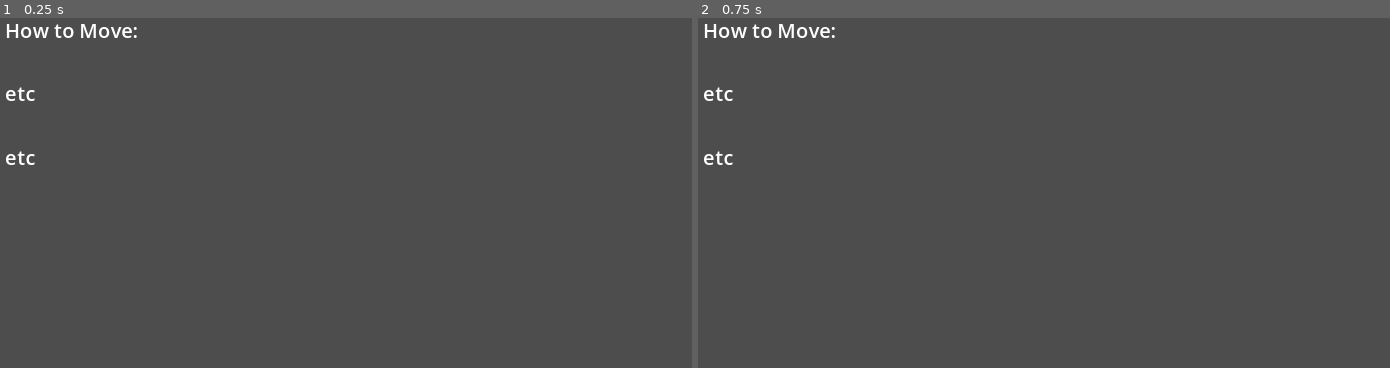
Above: before the commit, frames 1-2 (left to right).
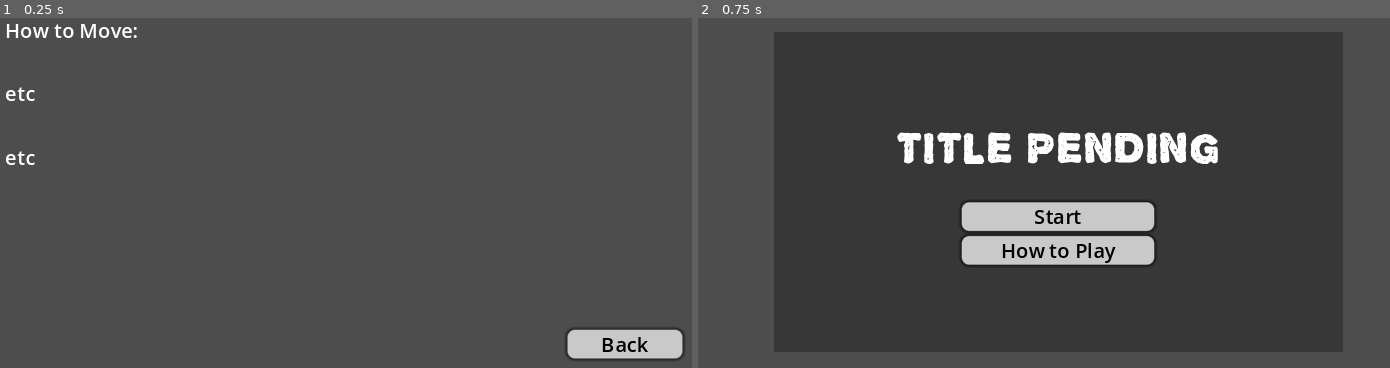
Above: after the commit, the same moments.

Repository: Magnus-Mage/GMTK-2024-Rythm
Game: Godot game, scene res://TitleScreen/how_to.tscn
The game is run twice, just before and just after one commit, with the same random seed, the same clock (stepped at 60 frames per second) and the same inputs. This scene is started directly instead of the project's main scene.
Inputs (mouse positions are in pixels of both pictures, inside the frame that each line leads up to):
- Up to frame 1 (0.25 s): no input
- Up to frame 2 (0.75 s): click (1320, 343) at 0.5 s, where only the run after the commit has a clickable "Back"

The runs differ from the first frame. In frame 1, 1.5% of the frame differs, in the area x 81-99%, y 88-98%; in frame 2, 8.5%, in the area x 0-76%, y 1-72%.

Commit message:
resolved menu bugs

Diff:
--- /dev/null
+++ b/TitleScreen/how_to.gd
@@ -0,0 +1,4 @@
+extends Control
+
+func _on_back_pressed():
+	get_tree().change_scene_to_file("res://TitleScreen/menu2.tscn")
--- a/TitleScreen/how_to.tscn
+++ b/TitleScreen/how_to.tscn
@@ -1,10 +1,39 @@
-[gd_scene format=3 uid="uid://bk7ck3546dx1c"]
+[gd_scene load_steps=6 format=3 uid="uid://bk7ck3546dx1c"]
+
+[ext_resource type="Script" path="res://TitleScreen/how_to.gd" id="1_0g78i"]
+
+[sub_resource type="StyleBoxFlat" id="StyleBoxFlat_27nvp"]
+bg_color = Color(0.786347, 0.786347, 0.786347, 1)
+corner_radius_top_left = 6
+corner_radius_top_right = 6
+corner_radius_bottom_right = 6
+corner_radius_bottom_left = 6
+shadow_size = 3
+
+[sub_resource type="StyleBoxFlat" id="StyleBoxFlat_te5ui"]
+bg_color = Color(0.612982, 0.758165, 0.75829, 1)
+corner_radius_top_left = 6
+corner_radius_top_right = 6
+corner_radius_bottom_right = 6
+corner_radius_bottom_left = 6
+shadow_size = 3
+
+[sub_resource type="StyleBoxFlat" id="StyleBoxFlat_i4ffp"]
+bg_color = Color(0.327374, 0.528877, 0.662333, 1)
+corner_radius_top_left = 6
+corner_radius_top_right = 6
+corner_radius_bottom_right = 6
+corner_radius_bottom_left = 6
+shadow_size = 3
+
+[sub_resource type="StyleBoxEmpty" id="StyleBoxEmpty_5k6fq"]
 
 [node name="HowTo" type="Control"]
 layout_mode = 3
 anchors_preset = 0
 offset_right = 40.0
 offset_bottom = 40.0
+script = ExtResource("1_0g78i")
 
 [node name="Label" type="Label" parent="."]
 layout_mode = 0
@@ -17,3 +46,21 @@
 etc
 
 etc"
+
+[node name="Back" type="Button" parent="."]
+offset_left = 486.0
+offset_top = 287.0
+offset_right = 578.0
+offset_bottom = 310.0
+theme_override_colors/font_color = Color(0, 0, 0, 1)
+theme_override_colors/font_pressed_color = Color(0, 0, 0, 1)
+theme_override_colors/font_hover_color = Color(0, 0, 0, 1)
+theme_override_colors/font_focus_color = Color(0, 0, 0, 1)
+theme_override_styles/normal = SubResource("StyleBoxFlat_27nvp")
+theme_override_styles/hover = SubResource("StyleBoxFlat_te5ui")
+theme_override_styles/pressed = SubResource("StyleBoxFlat_i4ffp")
+theme_override_styles/focus = SubResource("StyleBoxEmpty_5k6fq")
+text = "Back
+"
+
+[connection signal="pressed" from="Back" to="." method="_on_back_pressed"]
--- a/TitleScreen/level_select.gd
+++ b/TitleScreen/level_select.gd
@@ -36,7 +36,6 @@
 func play_transition():
 	TransitionAnim.transistion()
 	await TransitionAnim.on_transition_finished
-	## get_tree().change_scene_to_file(scene_load)
 
 func unlocker():
 	if unlocked >= 1:
@@ -49,7 +48,8 @@
 func _on_button_lv_1_pressed():
 	scene_change = true
 	zoom_position = Vector2(323 , 276)
-	## scene_load = " "
+	await get_tree().create_timer(2).timeout
+	get_tree().change_scene_to_file("res://World2/test_level.tscn")
 
 func _on_button_lv_2_pressed():
 	scene_change = true
--- a/Utility/transition_anim.tscn
+++ b/Utility/transition_anim.tscn
@@ -1,6 +1,21 @@
 [gd_scene load_steps=6 format=3 uid="uid://butnbr66nanx7"]
 
 [ext_resource type="Script" path="res://Utility/transition_anim.gd" id="1_qrt5o"]
+
+[sub_resource type="Animation" id="Animation_hgtja"]
+length = 0.001
+tracks/0/type = "value"
+tracks/0/imported = false
+tracks/0/enabled = true
+tracks/0/path = NodePath("ColorRect:modulate")
+tracks/0/interp = 1
+tracks/0/loop_wrap = true
+tracks/0/keys = {
+"times": PackedFloat32Array(0),
+"transitions": PackedFloat32Array(1),
+"update": 0,
+"values": [Color(1, 1, 1, 0)]
+}
 
 [sub_resource type="Animation" id="Animation_3kyfu"]
 resource_name = "fade_to_black"
@@ -16,21 +31,6 @@
 "transitions": PackedFloat32Array(1, 1),
 "update": 0,
 "values": [Color(1, 1, 1, 0), Color(1, 1, 1, 1)]
-}
-
-[sub_resource type="Animation" id="Animation_hgtja"]
-length = 0.001
-tracks/0/type = "value"
-tracks/0/imported = false
-tracks/0/enabled = true
-tracks/0/path = NodePath("ColorRect:modulate")
-tracks/0/interp = 1
-tracks/0/loop_wrap = true
-tracks/0/keys = {
-"times": PackedFloat32Array(0),
-"transitions": PackedFloat32Array(1),
-"update": 0,
-"values": [Color(1, 1, 1, 0)]
 }
 
 [sub_resource type="Animation" id="Animation_dg7fk"]
@@ -63,6 +63,10 @@
 anchors_preset = 15
 anchor_right = 1.0
 anchor_bottom = 1.0
+offset_left = -2712.0
+offset_top = -2281.0
+offset_right = 3448.0
+offset_bottom = 2425.0
 grow_horizontal = 2
 grow_vertical = 2
 color = Color(0, 0, 0, 1)
--- /dev/null
+++ b/World2/test_level.gd
@@ -0,0 +1,6 @@
+extends Node2D
+
+func _physics_process(delta):
+	if Input.is_action_pressed("esc"):
+		await get_tree().create_timer(0.2).timeout
+		get_tree().change_scene_to_file("res://TitleScreen/menu.tscn")
--- a/World2/test_level.tscn
+++ b/World2/test_level.tscn
@@ -1,6 +1,7 @@
-[gd_scene load_steps=9 format=3 uid="uid://bduhld783qbpp"]
+[gd_scene load_steps=10 format=3 uid="uid://bduhld783qbpp"]
 
-[ext_resource type="Texture2D" uid="uid://b2ph7evjnjw8t" path="res://Textures2/placeholder_background.png" id="1_8p1lc"]
+[ext_resource type="Texture2D" uid="uid://dp1jtrqn05acm" path="res://Textures2/placeholder_background.png" id="1_8p1lc"]
+[ext_resource type="Script" path="res://World2/test_level.gd" id="1_ch83t"]
 [ext_resource type="PackedScene" uid="uid://cg1ycnx5fwjvh" path="res://Player2/player.tscn" id="2_4moqp"]
 [ext_resource type="PackedScene" uid="uid://dln6cwdx5h3ir" path="res://Enemy2/melee_enemy.tscn" id="2_41as0"]
 [ext_resource type="PackedScene" uid="uid://dga0r5mhyiu2f" path="res://Enemy2/laser_enemy.tscn" id="3_jjff0"]
@@ -30,6 +31,7 @@
 
 [node name="TestLevel" type="Node2D"]
 texture_filter = 1
+script = ExtResource("1_ch83t")
 
 [node name="TileMap" type="TileMap" parent="."]
 texture_filter = 2
--- a/project.godot
+++ b/project.godot
@@ -19,6 +19,7 @@
 
 UpgradeDb="*res://Utility/upgrade_db.tscn"
 Global="*res://Rythm/Global.gd"
+TransitionAnim="*res://Utility/transition_anim.tscn"
 
 [display]
 
Not shown, changed: icon.svg.import
